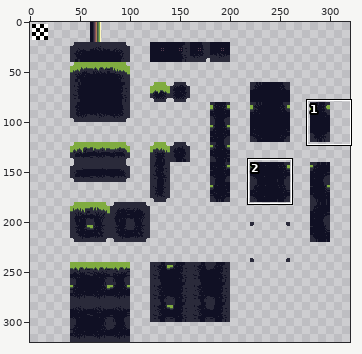
A sprite sheet gets an edit: tilesets/tsGround/output_tileset.png. Above: a wide view before the commit, with the close-up outlined.
Close-up. Before the edit:
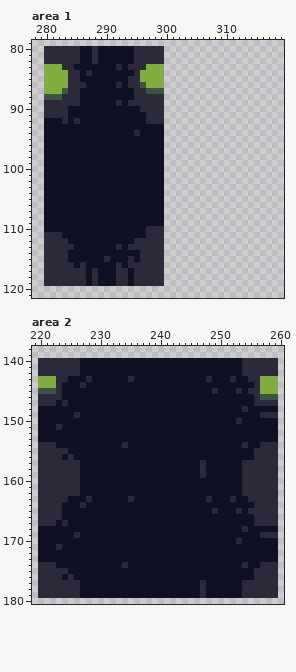
The file is 320x320 pixels. Shown: area 1: x 278..319, y 79..121; area 2: x 219..260, y 138..180. The commit also changed other parts of the picture, which this record leaves out.
After the commit:
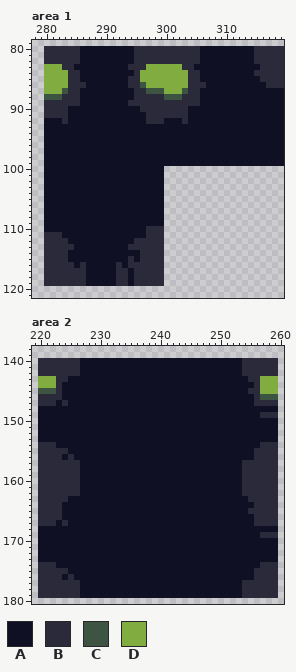
Palette (. is transparent): A #101024  B #2a2a3a  C #3e5442  D #80ac40
Difference:
--- area 1
@@ x 278..319 @@
  79 ..........................................
- 80 ..BBBBBBAABAAAAAABBBBB....................
- 81 ..BBBBBBAABAAAAAABBBBB....................
- 82 ..BBBBBBAABAAAAAABBBBB....................
- 83 ..DDDBBAAAAAAABABBBDDD....................
- 84 ..DDDDBBABAAAAAAABDDDD....................
- 85 ..DDDDBBAAAAAAAABBDDDD....................
- 86 ..DDDDBBBAAAAABABBCDDD....................
- 87 ..DDDCBBAAAAAAAAABBCCC....................
- 88 ..CCCBBBAAAAAAAAABBBBB....................
- 89 ..BBBBBBAAAAAABABBBBBB....................
- 90 ..BBBBAAAAAAAAAAAABBBB....................
- 91 ..BBBBAAAAAAAAAAAAABBB....................
- 92 ..AAABABAAAAAAAAAAABBB....................
- 93 ..AAAAAAAAAAAAAAAAAAAA....................
- 94 ..AAAAAAAAAAAAAAABAAAA....................
- 95 ..AAAAAAAAAAAAAAAAAAAA....................
- 96 ..AAAAAAAAAAAAAAAAAAAA....................
- 97 ..AAAAAAAAAAAAAAAAAAAA....................
- 98 ..AAAAAAAAAAAAAAAAAAAA....................
- 99 ..AAAAAAAAAAAAAAAAAAAA....................
+ 80 ..BBBBBBAAAAAAAAABBBBBBBBBBBAAAAAAAAABBBBB
+ 81 ..BBBBBBAAAAAAAAABBBBBBBBBBBAAAAAAAAABBBBB
+ 82 ..BBBBBBAAAAAAAAABBBBBBBBBBBAAAAAAAAABBBBB
+ 83 ..DDDBBAAAAAAAAABBBDDDDDDBBAAAAAAAAAAABBBB
+ 84 ..DDDDBBAAAAAAAAABDDDDDDDDBBAAAAAAAAABBBBB
+ 85 ..DDDDBBAAAAAAAABBDDDDDDDDBBAAAAAAAAAABBBB
+ 86 ..DDDDBBBAAAAAAABBCDDDDDDDBBBAAAAAAAAAABBB
+ 87 ..DDDCBBAAAAAAAAABBCCCDDDCBBAAAAAAAAAAAAAA
+ 88 ..CCCBBBAAAAAAAAABBBBBCCCBBBAAAAAAAAAAAAAA
+ 89 ..BBBBBBAAAAAAAABBBBBBBBBBBBAAAAAAAAAAAAAA
+ 90 ..BBBBAAAAAAAAAAAABBBBBBBBAAAAAAAAAAAAAAAA
+ 91 ..BBBBAAAAAAAAAAAAABBBBBBBAAAAAAAAAAAAAAAA
+ 92 ..AAABAAAAAAAAAAAAABBBAAABAAAAAAAAAAAAAAAA
+ 93 ..AAAAAAAAAAAAAAAAAAAAAAAAAAAAAAAAAAAAAAAA
+ 94 ..AAAAAAAAAAAAAAAAAAAAAAAAAAAAAAAAAAAAAAAA
+ 95 ..AAAAAAAAAAAAAAAAAAAAAAAAAAAAAAAAAAAAAAAA
+ 96 ..AAAAAAAAAAAAAAAAAAAAAAAAAAAAAAAAAAAAAAAA
+ 97 ..AAAAAAAAAAAAAAAAAAAAAAAAAAAAAAAAAAAAAAAA
+ 98 ..AAAAAAAAAAAAAAAAAAAAAAAAAAAAAAAAAAAAAAAA
+ 99 ..AAAAAAAAAAAAAAAAAAAAAAAAAAAAAAAAAAAAAAAA
 100 ..AAAAAAAAAAAAAAAAAAAA....................
@@ x 286..294 @@
 112 AAAAAAAAA
-113 AAAAAABAB
+113 AAAAAAAAB
 114 AAAAAAAAA
-115 AAAABAAAB
+115 AAAAAAAAB
 116 BAAAAABAB
-117 BABAAABBA
-118 BABAAABBA
-119 BABAAABBA
+117 BAAAAABBA
+118 BAAAAABBA
+119 BAAAAABBA
 120 .........
--- area 2
@@ x 219..260 @@
 142 .BBBBBBBAAAAAAAAAAAAAAAAAAAAAAAAAAABBBBBB.
-143 .DDDBBAAABAAAAAABAAAAAAAAAAAABAAABAABBDDD.
-144 .DDDBAAABAAAAAAAAAAAAAAAAAAAAAAAAAAAABDDD.
-145 .CCCBAAAAAAAAAAAAAAAAAAAAAAAAABAAABABBDDD.
+143 .DDDBBAAAAAAAAAAAAAAAAAAAAAAAAAAAAAABBDDD.
+144 .DDDBAAAAAAAAAAAAAAAAAAAAAAAAAAAAAAAABDDD.
+145 .CCCBAAAAAAAAAAAAAAAAAAAAAAAAAAAAAAABBDDD.
 146 .BBBBAAAAAAAAAAAAAAAAAAAAAAAAAAAAAAAABCCC.
 147 .BBBABAAAAAAAAAAAAAAAAAAAAAAAAAAAAAAABBBB.
-148 .AAAAAAAAAAAAAAAAAAAAAAAAAAAAAAAAAABAAAAA.
-149 .AAAAAABAAAAAAAAAAAAAAAAAAAAAAAAAAAAAABBB.
-150 .AAAAAAAAAAAAAAAAAAAAAAAAAAAAAAAAABAAAAAA.
-151 .AAABAAAAAAAAAAAAAAAAAAAAAAAAAAAAAAAAAAAA.
+148 .AAAAAAAAAAAAAAAAAAAAAAAAAAAAAAAAAAAAAAAA.
+149 .AAAAAAAAAAAAAAAAAAAAAAAAAAAAAAAAAAAAABBB.
+150 .AAAAAAAAAAAAAAAAAAAAAAAAAAAAAAAAAAAAAAAA.
+151 .AAAAAAAAAAAAAAAAAAAAAAAAAAAAAAAAAAAAAAAA.
 152 .AAAAAAAAAAAAAAAAAAAAAAAAAAAAAAAAAAAAAAAA.
 153 .AAAAAAAAAAAAAAAAAAAAAAAAAAAAAAAAAAAAAAAA.
-154 .BBBAAAAAAAAAAABAAAAAAAAAAAAAAAAAAABAABBB.
+154 .BBBAAAAAAAAAAAAAAAAAAAAAAAAAAAAAAAAAABBB.
 155 .BBBBBAAAAAAAAAAAAAAAAAAAAAAAAAAAAAAABBBB.
 156 .BBBBABAAAAAAAAAAAAAAAAAAAAAAAAAAAAAABBBB.
-157 .BBBBBBBAAAAAAAAAAAAAAAAAAAABAAAAAABBBBBB.
-158 .BBBBBBBAAAAAAAAAAAAAAAAAAAABAAAAAABBBBBB.
-159 .BBBBBBBAAAAAAAAAAAAAAAAAAAABAAAAAABBBBBB.
+157 .BBBBBBBAAAAAAAAAAAAAAAAAAAAAAAAAAABBBBBB.
+158 .BBBBBBBAAAAAAAAAAAAAAAAAAAAAAAAAAABBBBBB.
+159 .BBBBBBBAAAAAAAAAAAAAAAAAAAAAAAAAAABBBBBB.
 160 .BBBBBBBAAAAAAAAAAAAAAAAAAAAAAAAAAABBBBBB.
@@ x 219..260 @@
 162 .BBBBBBBAAAAAAAAAAAAAAAAAAAAAAAAAAABBBBBB.
-163 .BBBBBAAABAAAAAABAAAAAAAAAAAABAAABAABBBBB.
-164 .BBBBAAABAAAAAAAAAAAAAAAAAAAAAAAAAAAABBBB.
-165 .BBBBAAAAAAAAAAAAAAAAAAAAAAAAABAAABABBBBB.
+163 .BBBBBAAAAAAAAAAAAAAAAAAAAAAAAAAAAAABBBBB.
+164 .BBBBAAAAAAAAAAAAAAAAAAAAAAAAAAAAAAAABBBB.
+165 .BBBBAAAAAAAAAAAAAAAAAAAAAAAAAAAAAAABBBBB.
 166 .BBBBAAAAAAAAAAAAAAAAAAAAAAAAAAAAAAAABBBB.
 167 .BBBABAAAAAAAAAAAAAAAAAAAAAAAAAAAAAAABBBB.
-168 .AAAAAAAAAAAAAAAAAAAAAAAAAAAAAAAAAABAAAAA.
-169 .AAAAAABAAAAAAAAAAAAAAAAAAAAAAAAAAAAAABBB.
-170 .AAAAAAAAAAAAAAAAAAAAAAAAAAAAAAAAABAAAAAA.
-171 .AAABAAAAAAAAAAAAAAAAAAAAAAAAAAAAAAAAAAAA.
+168 .AAAAAAAAAAAAAAAAAAAAAAAAAAAAAAAAAAAAAAAA.
+169 .AAAAAAAAAAAAAAAAAAAAAAAAAAAAAAAAAAAAABBB.
+170 .AAAAAAAAAAAAAAAAAAAAAAAAAAAAAAAAAAAAAAAA.
+171 .AAAAAAAAAAAAAAAAAAAAAAAAAAAAAAAAAAAAAAAA.
 172 .AAAAAAAAAAAAAAAAAAAAAAAAAAAAAAAAAAAAAAAA.
 173 .AAAAAAAAAAAAAAAAAAAAAAAAAAAAAAAAAAAAAAAA.
-174 .BBBAAAAAAAAAAABAAAAAAAAAAAAAAAAAAABAABBB.
+174 .BBBAAAAAAAAAAAAAAAAAAAAAAAAAAAAAAAAAABBB.
 175 .BBBBBAAAAAAAAAAAAAAAAAAAAAAAAAAAAAAABBBB.
 176 .BBBBABAAAAAAAAAAAAAAAAAAAAAAAAAAAAAABBBB.
-177 .BBBBBBBAAAAAAAAAAAAAAAAAAAABAAAAAABBBBBB.
-178 .BBBBBBBAAAAAAAAAAAAAAAAAAAABAAAAAABBBBBB.
-179 .BBBBBBBAAAAAAAAAAAAAAAAAAAABAAAAAABBBBBB.
+177 .BBBBBBBAAAAAAAAAAAAAAAAAAAAAAAAAAABBBBBB.
+178 .BBBBBBBAAAAAAAAAAAAAAAAAAAAAAAAAAABBBBBB.
+179 .BBBBBBBAAAAAAAAAAAAAAAAAAAAAAAAAAABBBBBB.
 180 ..........................................
